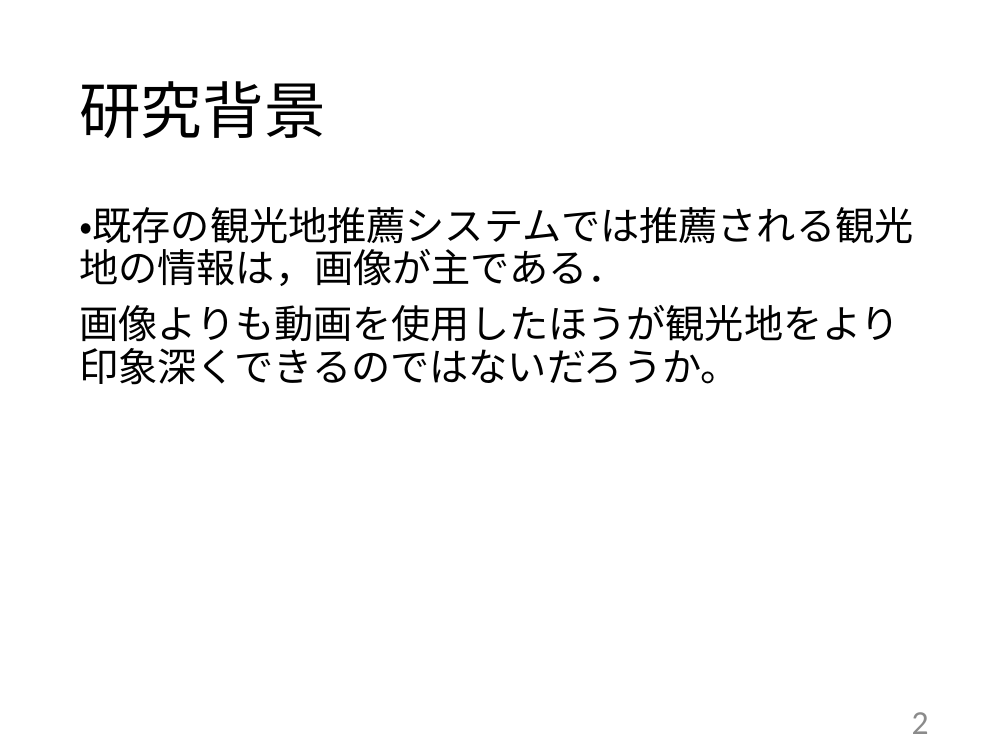
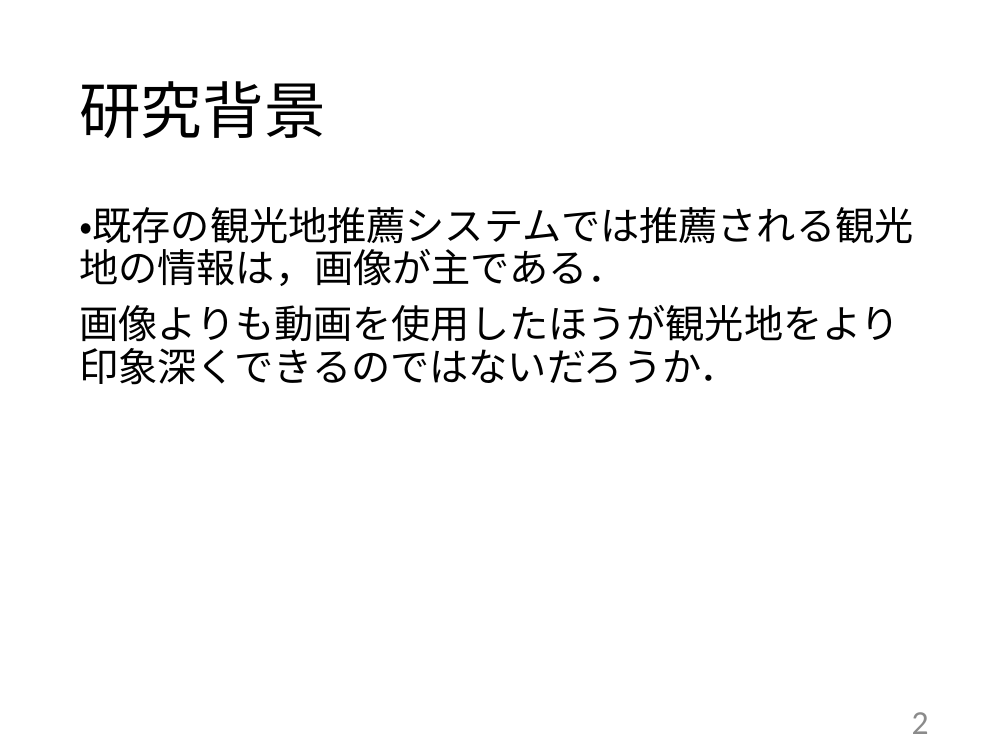
Before and after one commit to kait-takanolab/1821144-yoshii-thesis, a slide deck: slide 2 of 学部_中間発表_1821144.pptx. Drawn at 1008x756 pixels with LibreOffice and Linux fonts; fonts in the diff are those of the drawing. Boxes give left, top, right and bottom in pixels: in the first picture for what was removed or moved away, otherwise in the second. Text is boxed around its words. In the diff, an @@ line names an element or a change of style, - is before the commit and + after.

```diff
--- a/学部_中間発表_1821144.pptx
+++ b/学部_中間発表_1821144.pptx
@@ text at (x1=79, y1=305, x2=900, y2=385): text changed @@
-画像よりも動画を使用したほうが観光地をより印象深くできるのではないだろうか。
+画像よりも動画を使用したほうが観光地をより印象深くできるのではないだろうか．
```
Also in this commit, not shown: 4 other slides changed.
